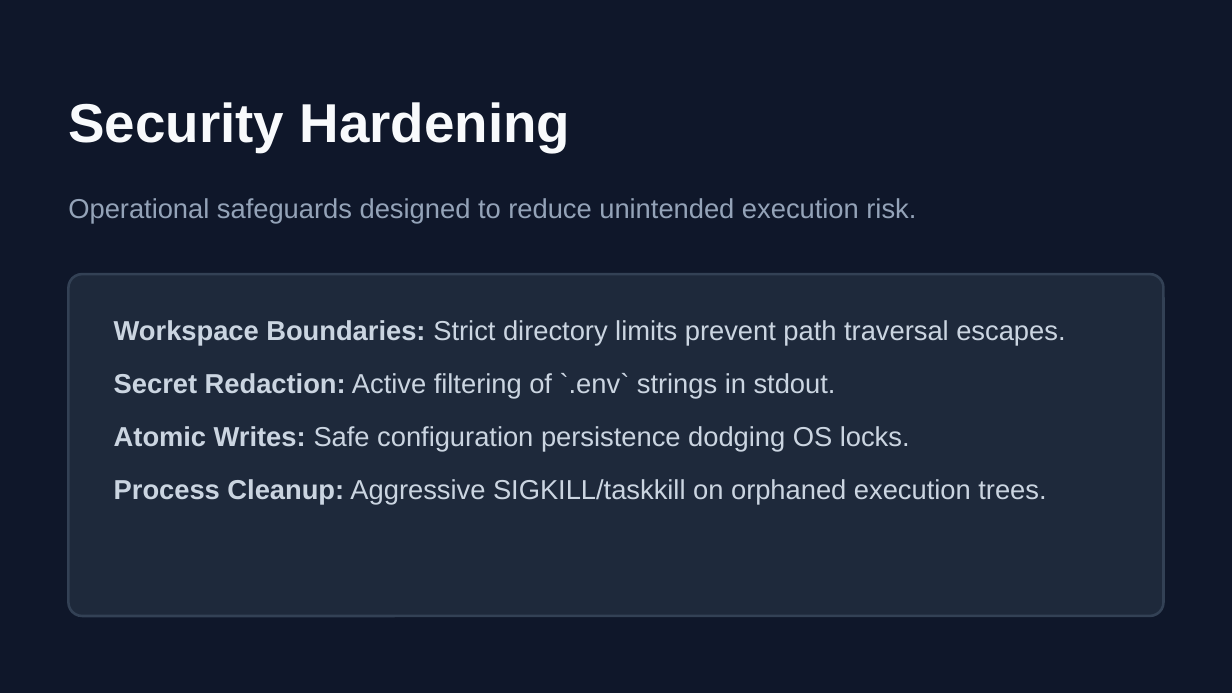
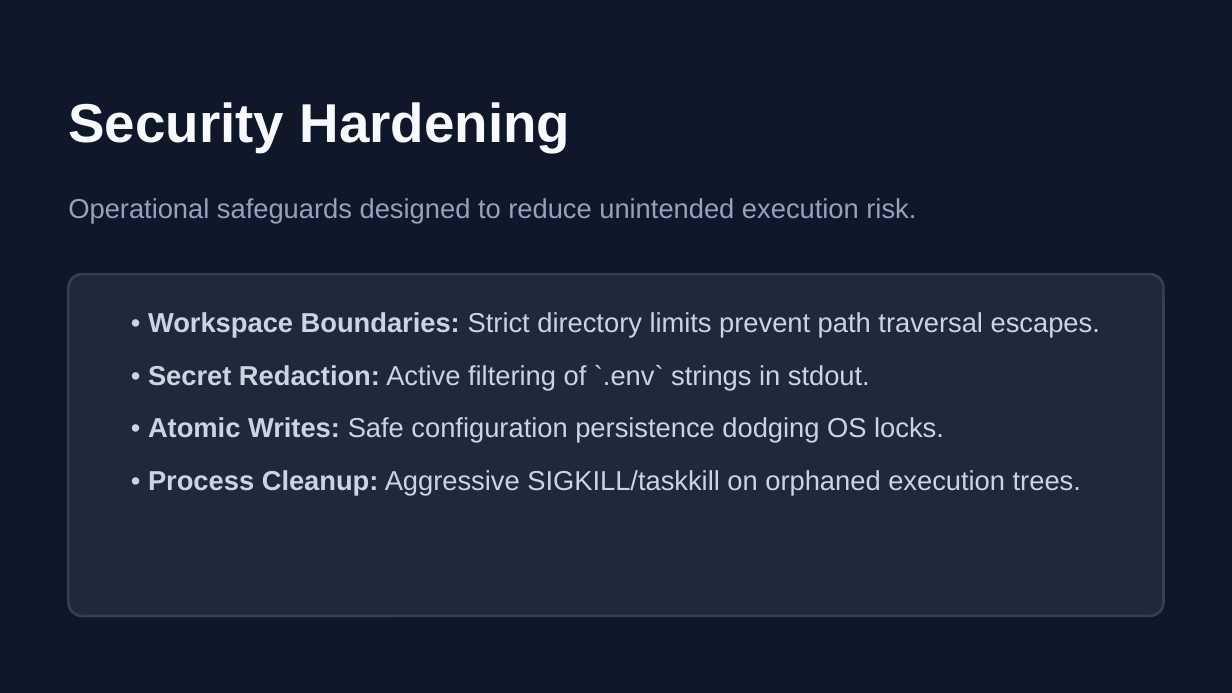
Before and after one commit to v7-vdev/ai-cli, a slide deck: slide 6 of ORK_Technical_Deck.pptx. Drawn at 1232x693 pixels with LibreOffice and Linux fonts; fonts in the diff are those of the drawing. Boxes give left, top, right and bottom in pixels: in the first picture for what was removed or moved away, otherwise in the second. Text is boxed around its words. In the diff, an @@ line names an element or a change of style, - is before the commit and + after.

```diff
--- a/ORK_Technical_Deck.pptx
+++ b/ORK_Technical_Deck.pptx
@@ text at bbox=[148, 312, 1100, 338]: text changed @@
-• Workspace Boundaries: Strict directory limits prevent path traversal escapes.
-• Secret Redaction: Active filtering of `.env` strings in stdout.
-• Atomic Writes: Safe configuration persistence dodging OS locks.
-• Process Cleanup: Aggressive SIGKILL/taskkill on orphaned execution trees.
+• Workspace Boundaries: Strict directory limits prevent path traversal escapes.
@@ text added at bbox=[148, 365, 870, 390], 16 pt, text #CBD5E1 @@
+• Secret Redaction: Active filtering of `.env` strings in stdout.
@@ text added at bbox=[148, 417, 944, 443], 16 pt, text #CBD5E1 @@
+• Atomic Writes: Safe configuration persistence dodging OS locks.
@@ text added at bbox=[148, 470, 1081, 496], 16 pt, text #CBD5E1 @@
+• Process Cleanup: Aggressive SIGKILL/taskkill on orphaned execution trees.
```
Also in this commit, not shown: 6 other slides changed, 1 slide added, 1 other file.
